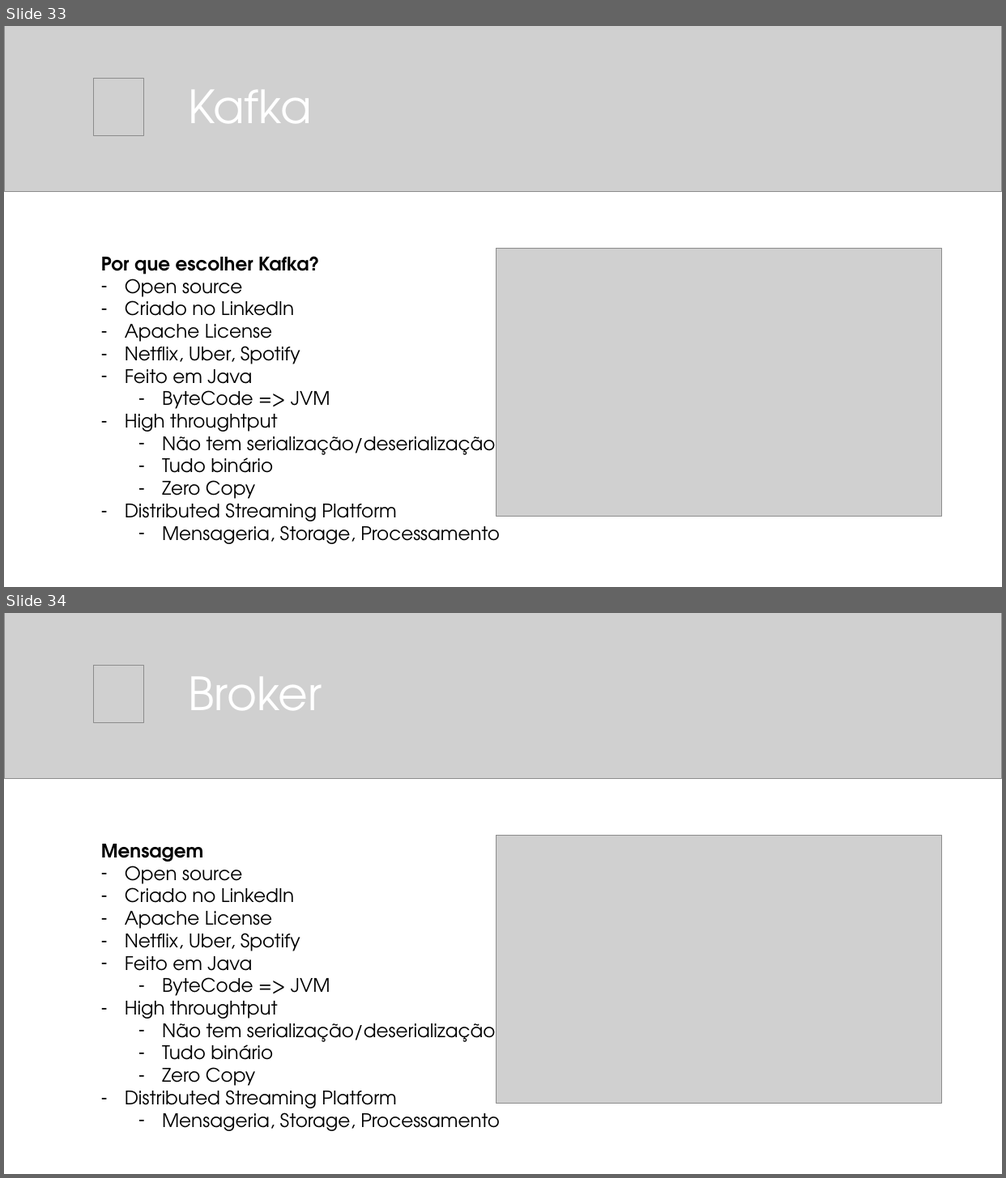
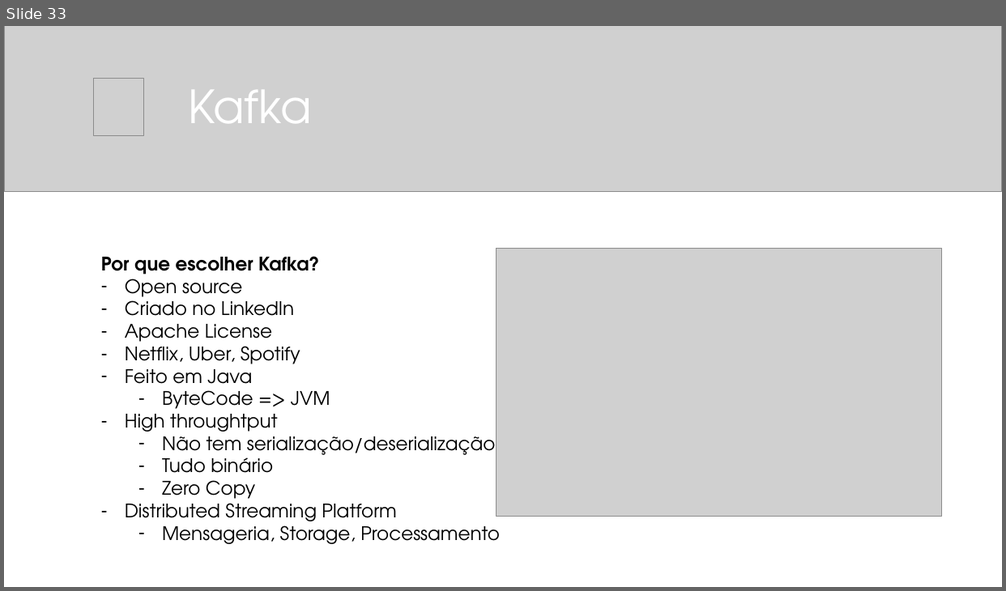
Before and after one commit to balta-io/2810, a slide deck: 2021-08-25_event-driven-architecture.pptx. Shown one above the other, each under a label of ours: slides 33 and 34 before the commit, slide 33 after it. The pictures are 1006x1178 and 1006x591 pixels, drawn with LibreOffice and Linux fonts; fonts in the diff are those of the drawing; grey boxes stand for pictures. Boxes give left, top, right and bottom in pixels: in the first picture for what was removed or moved away, otherwise in the second. Text is boxed around its words. In the diff, an @@ line names an element or a change of style, - is before the commit and + after.

```diff
--- a/2021-08-25_event-driven-architecture.pptx
+++ b/2021-08-25_event-driven-architecture.pptx
@@ slide 34 removed at bbox=[4, 613, 1002, 1174], background #FFFFFF @@
@@ picture removed at bbox=[4, 613, 1002, 778] @@
@@ picture removed at bbox=[94, 666, 144, 723] @@
@@ title removed at bbox=[188, 677, 322, 710] @@
-Broker
@@ text removed at bbox=[101, 844, 500, 1131] @@
-Mensagem
-– Open source
-– Criado no LinkedIn
-– Apache License
-– Netflix, Uber, Spotify
-– Feito em Java
-  – ByteCode => JVM
-– High throughtput
-  – Não tem serialização/deserialização
-  – Tudo binário
-  – Zero Copy
-– Distributed Streaming Platform
-  – Mensageria, Storage, Processamento
@@ picture removed at bbox=[496, 835, 942, 1103] @@
```
Also in this commit, not shown: 3 slides added.
